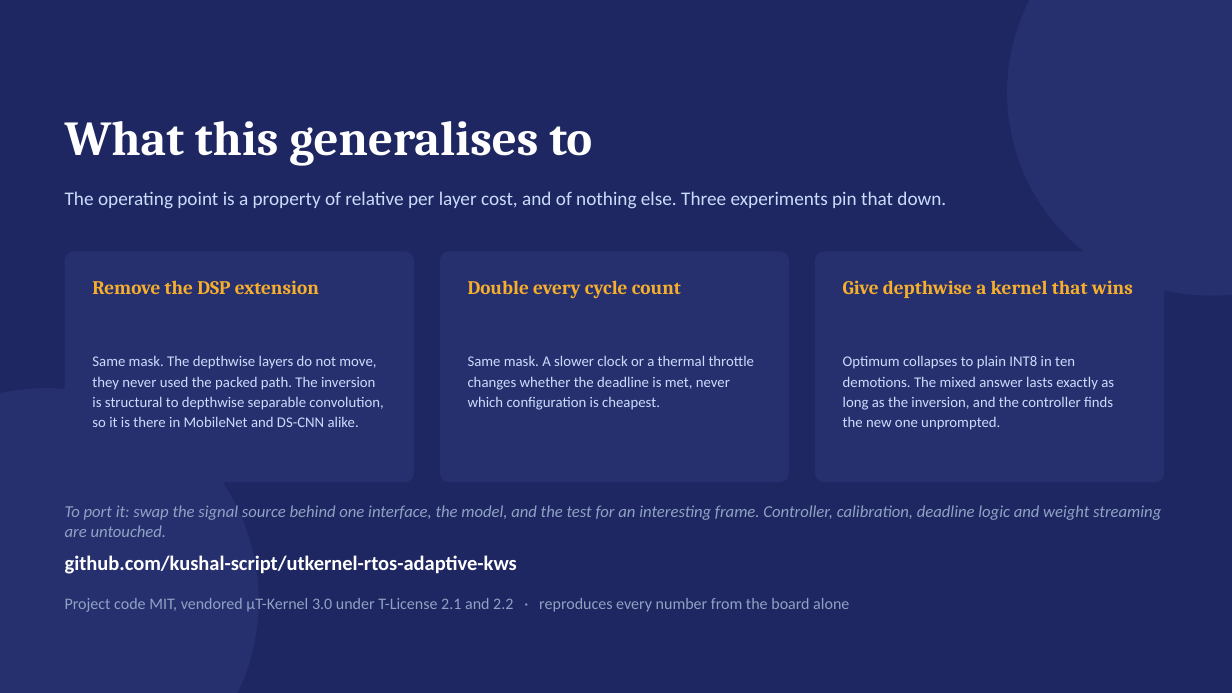
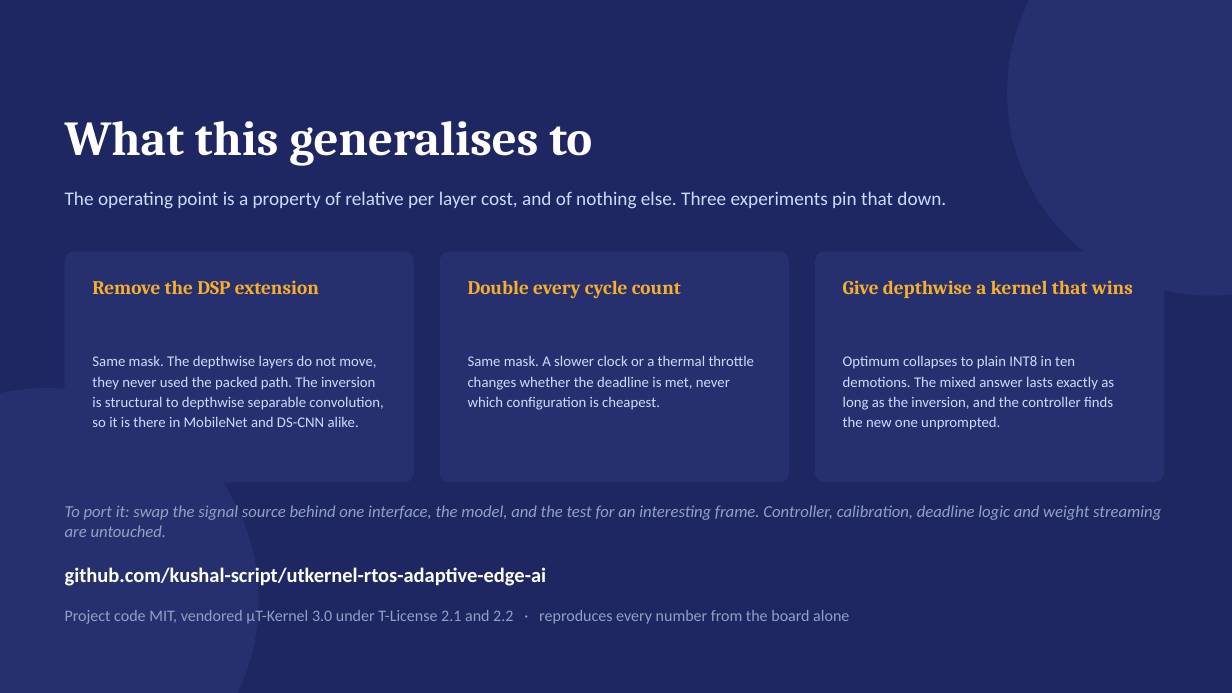
Before and after one commit to kushal-script/utkernel-rtos-adaptive-edge-ai, a slide deck: slide 12 of docs/TRON2026_intro_slides.pptx (slide 11 before the commit). Drawn at 1232x693 pixels with LibreOffice and Linux fonts; fonts in the diff are those of the drawing. Boxes give left, top, right and bottom in pixels: in the first picture for what was removed or moved away, otherwise in the second. Text is boxed around its words. In the diff, an @@ line names an element or a change of style, - is before the commit and + after.

```diff
--- a/docs/TRON2026_intro_slides.pptx
+++ b/docs/TRON2026_intro_slides.pptx
@@ text at [65,567,547,586]: text changed @@
-github.com/kushal-script/utkernel-rtos-adaptive-kws
+github.com/kushal-script/utkernel-rtos-adaptive-edge-ai
@@ text "Project code MIT, vendored µT-Kernel ...": place and size @@
-text "Project code MIT, vendored µT-Kernel ..." at [65,598,849,612]
+text "Project code MIT, vendored µT-Kernel ..." at [65,610,849,624]
```
Also in this commit, not shown: 1 other slide changed, 1 slide added, 24 other files.
